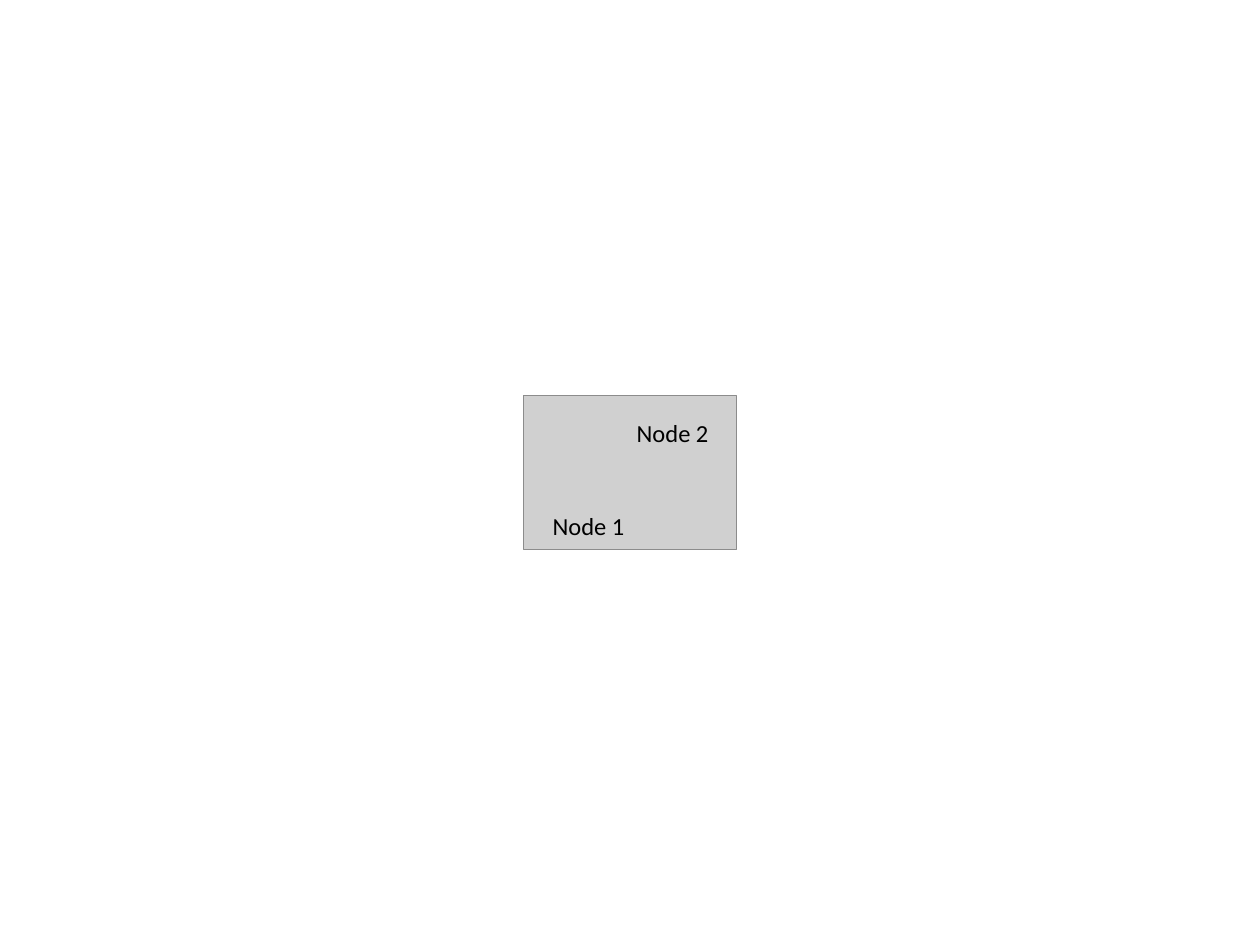
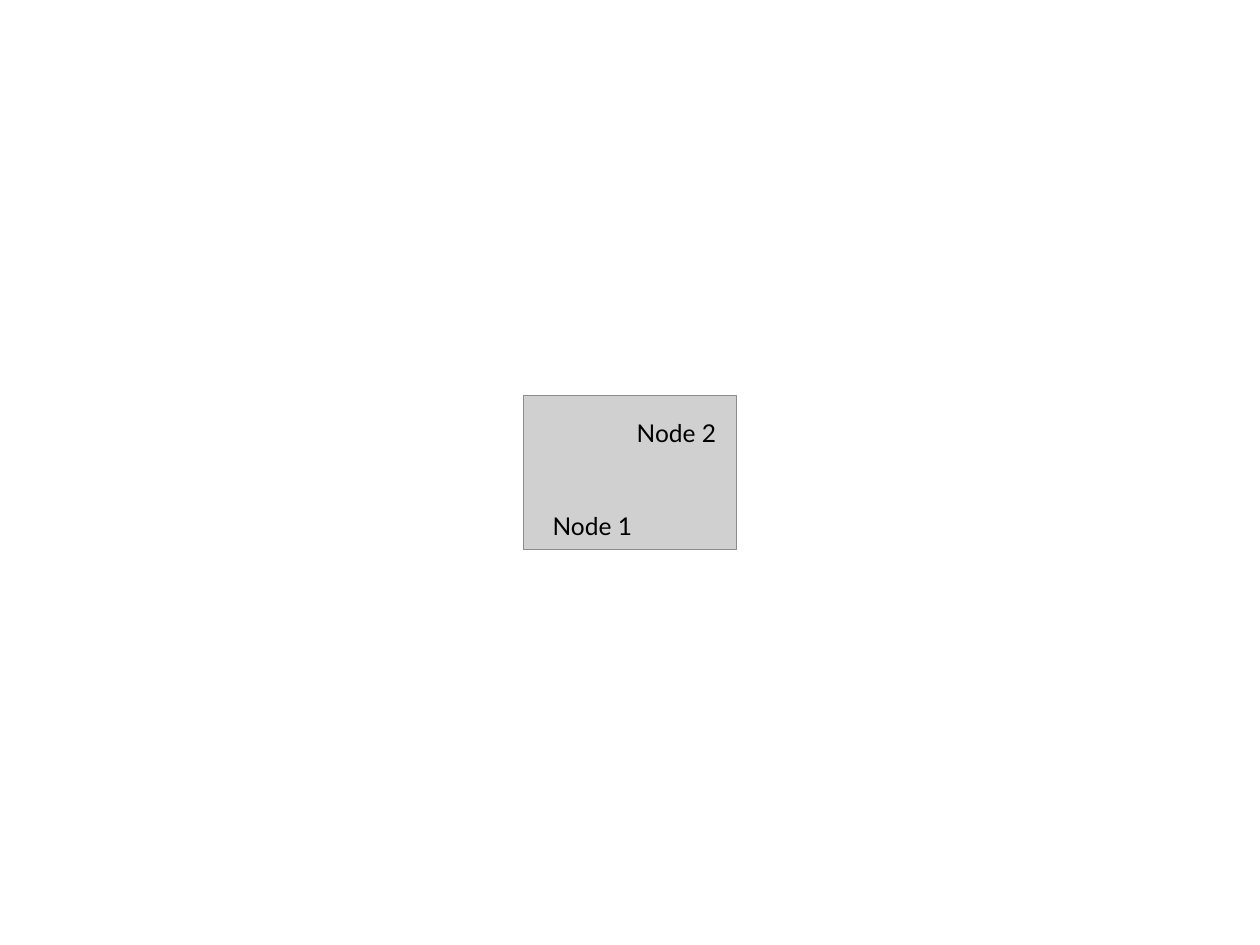
Before and after one commit to andeek/CreativeComponent, a slide deck: slide 3 of paper/images/images.pptx. Drawn at 1260x945 pixels with LibreOffice and Linux fonts; fonts in the diff are those of the drawing; grey boxes stand for pictures. Boxes give left, top, right and bottom in pixels: in the first picture for what was removed or moved away, otherwise in the second. Text is boxed around its words. In the diff, an @@ line names an element or a change of style, - is before the commit and + after.

```diff
--- a/paper/images/images.pptx
+++ b/paper/images/images.pptx
@@ text "Node 2" at [637,424,716,442]: font Calibri to Lato @@
@@ text "Node 1" at [553,517,632,535]: font Calibri to Lato @@
```
Also in this commit, not shown: 4 other slides changed, 1 slide added, 34 other files.
